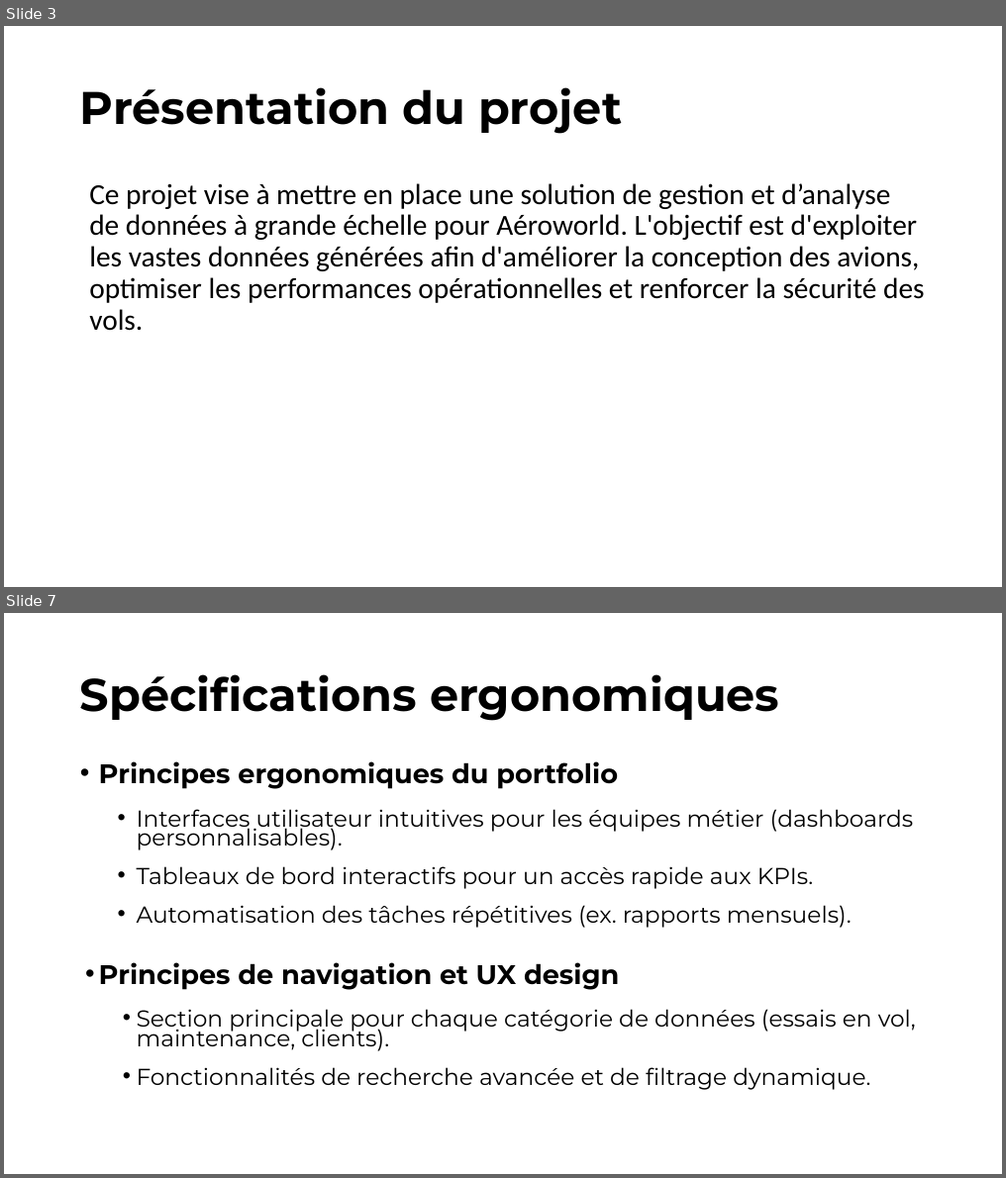
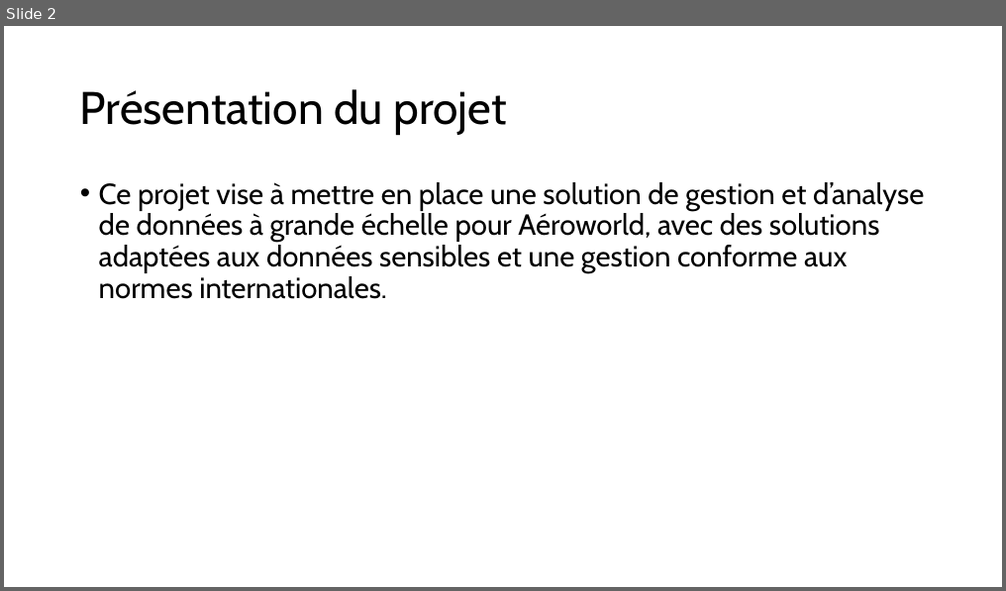
Before and after one commit to obenmaha/Download, a slide deck: Trame cahier des charges.pptx. Shown one above the other, each under a label of ours: slides 3 and 7 before the commit, slide 2 after it; the slides between them are not shown. The pictures are 1006x1178 and 1006x591 pixels, drawn with LibreOffice and Linux fonts; fonts in the diff are those of the drawing. Boxes give left, top, right and bottom in pixels: in the first picture for what was removed or moved away, otherwise in the second. Text is boxed around its words. In the diff, an @@ line names an element or a change of style, - is before the commit and + after.

```diff
--- a/Trame cahier des charges.pptx
+++ b/Trame cahier des charges.pptx
@@ slide 7 removed at (x1=4, y1=613, x2=1002, y2=1174), background #FFFFFF @@
@@ title removed at (x1=80, y1=674, x2=779, y2=721) @@
-Spécifications ergonomiques
@@ text removed at (x1=99, y1=761, x2=916, y2=1090) @@
-• Principes ergonomiques du portfolio
-  • Interfaces utilisateur intuitives pour les équipes métier (dashboards personnalisables).
-  • Tableaux de bord interactifs pour un accès rapide aux KPIs.
-  • Automatisation des tâches répétitives (ex. rapports mensuels).
-• Principes de navigation et UX design
-  • Section principale pour chaque catégorie de données (essais en vol, maintenance, clients).
-  • Fonctionnalités de recherche avancée et de filtrage dynamique.
@@ what was slide 3 is now slide 2 @@
@@ slide 2 changed as well @@
@@ title "Présentation du projet" at (x1=80, y1=89, x2=507, y2=135): font Montserrat to Cabin, bold off @@
@@ text at (x1=99, y1=182, x2=924, y2=299): text changed; font Calibri to Cabin @@
-Ce projet vise à mettre en place une solution de gestion et d’analyse de données à grande échelle pour Aéroworld. L'objectif est d'exploiter les vastes données générées afin d'améliorer la conception des avions, optimiser les performances opérationnelles et renforcer la sécurité des vols.
+• Ce projet vise à mettre en place une solution de gestion et d’analyse de données à grande échelle pour Aéroworld, avec des solutions adaptées aux données sensibles et une gestion conforme aux normes internationales.
```
Also in this commit, not shown: 6 other slides changed, 2 slides added, 6 other slides removed.
